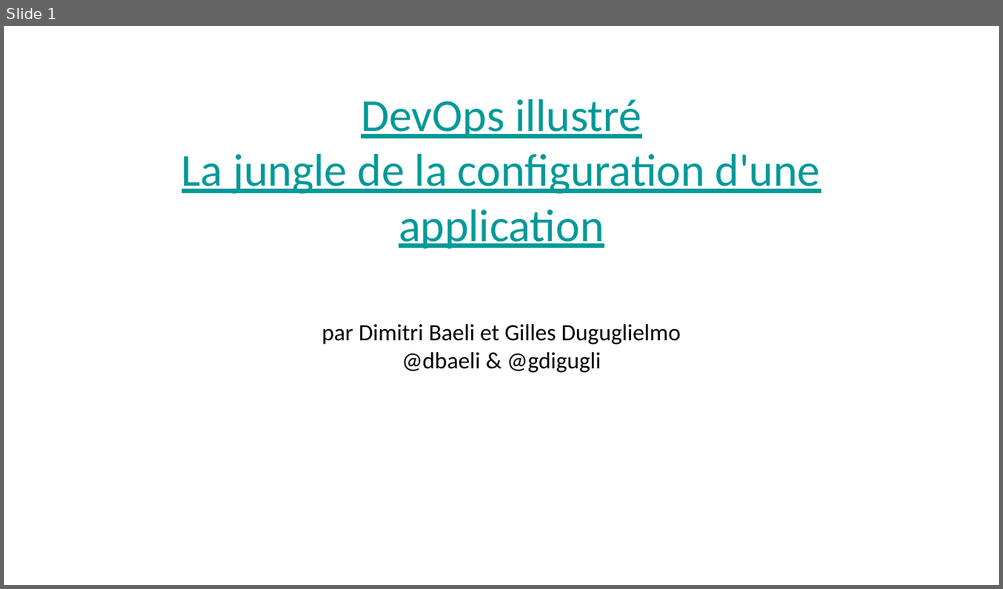
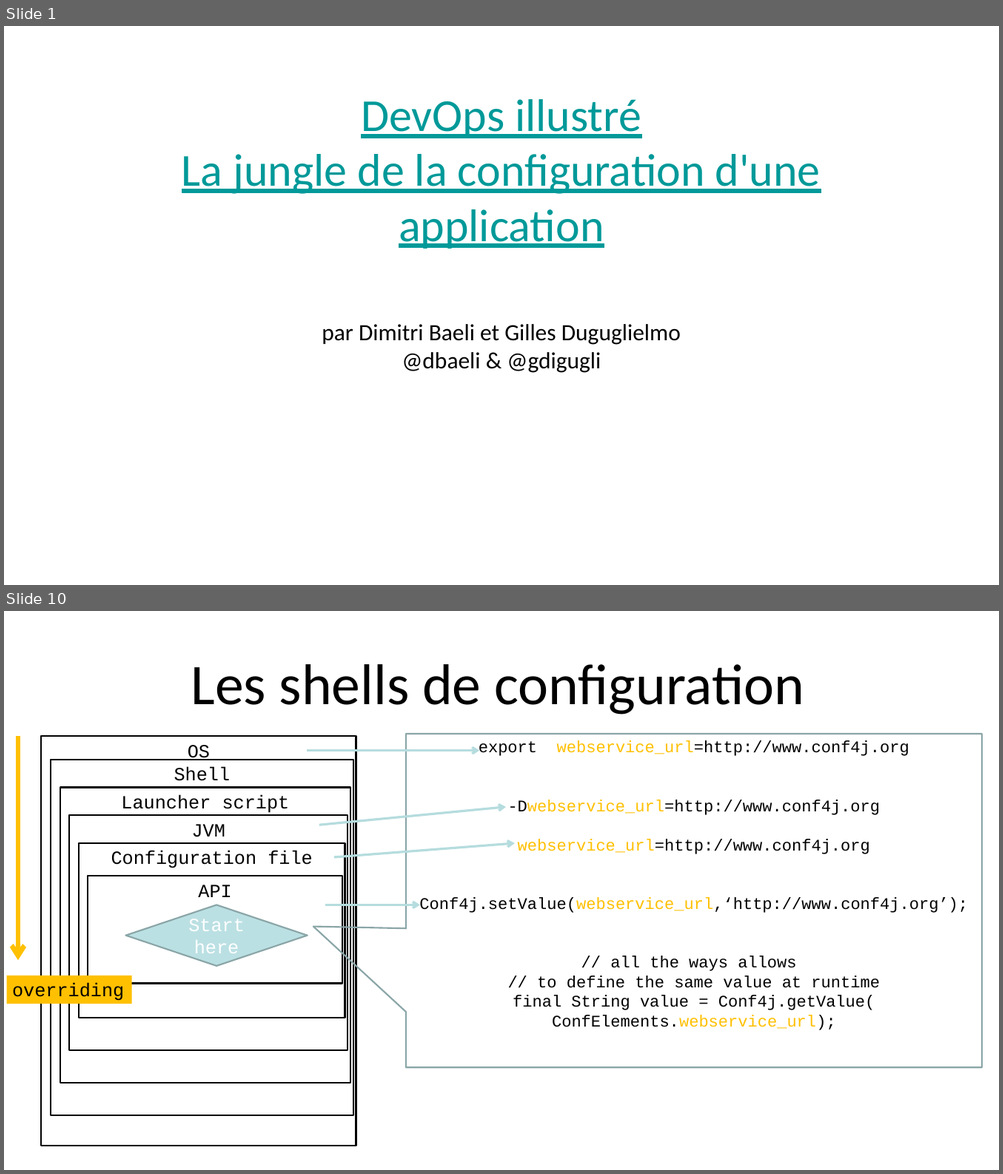
Before and after one commit to dbaeli/conf4j, a slide deck: Devops_Configuration_Jungle_Devoxx_FR_2012.pptx. Shown one above the other, each under a label of ours: slide 1 before the commit, slides 1 and 10 after it; the slides between them are not shown. The pictures are 1003x589 and 1003x1174 pixels, drawn with LibreOffice and Linux fonts; fonts in the diff are those of the drawing; background and template pictures are left out. Boxes give left, top, right and bottom in pixels: in the first picture for what was removed or moved away, otherwise in the second. Text is boxed around its words. In the diff, an @@ line names an element or a change of style, - is before the commit and + after.

```diff
--- a/Devops_Configuration_Jungle_Devoxx_FR_2012.pptx
+++ b/Devops_Configuration_Jungle_Devoxx_FR_2012.pptx
@@ slide 10 added at (4,611,999,1170), background picture (left out) @@
@@ title added at (190,664,804,715), 74 pt, text #000000 @@
+Les shells de configuration
@@ arrow added from (18, 736) to (18, 736), #FFC000 6 pt @@
@@ arrow added from (18, 736) to (18, 960), #FFC000 6 pt @@
@@ rectangle added at (42,736,356,1146), fill #FFFFFF, outline #000000 2 pt, 24 pt, text #000000 @@
+OS
@@ speech box added at (406,734,982,1068), outline #8AA6A8 2 pt, 21 pt, text #000000 @@
+export webservice_url=http://www.conf4j.org
+-Dwebservice_url=http://www.conf4j.org
+webservice_url=http://www.conf4j.org
+Conf4j.setValue(webservice_url,‘http://www.conf4j.org’);
+// all the ways allows
+// to define the same value at runtime
+final String value = Conf4j.getValue(
+ConfElements.webservice_url);
@@ rectangle added at (51,759,353,1116), fill #FFFFFF, outline #000000 2 pt, 24 pt, text #000000 @@
+Shell
@@ arrow added from (307, 751) to (480, 751), #B6DCDF 3 pt @@
@@ rectangle added at (60,787,350,1083), fill #FFFFFF, outline #000000 2 pt, 24 pt, text #000000 @@
+Launcher script
@@ arrow added from (319, 826) to (506, 807), #B6DCDF 3 pt @@
@@ rectangle added at (69,815,347,1051), fill #FFFFFF, outline #000000 2 pt, 24 pt, text #000000 @@
+JVM
@@ rectangle added at (79,843,344,1018), fill #FFFFFF, outline #000000 2 pt, 24 pt, text #000000 @@
+Configuration file
@@ arrow added from (334, 857) to (515, 843), #B6DCDF 3 pt @@
@@ rectangle added at (88,876,342,983), fill #FFFFFF, outline #000000 2 pt, 24 pt, text #000000 @@
+API
@@ diamond added at (126,906,307,966), fill #BBE0E3, outline #8AA6A8 2 pt, 24 pt, text #FFFFFF @@
+Start here
@@ arrow added from (325, 906) to (420, 906), #B6DCDF 3 pt @@
@@ rectangle added at (7,976,132,1004), fill #FFC000, 24 pt, text #000000 @@
+overriding
```
Also in this commit, not shown: 2 slides changed, 11 other slides added, 12 slides removed, 5 other files.
